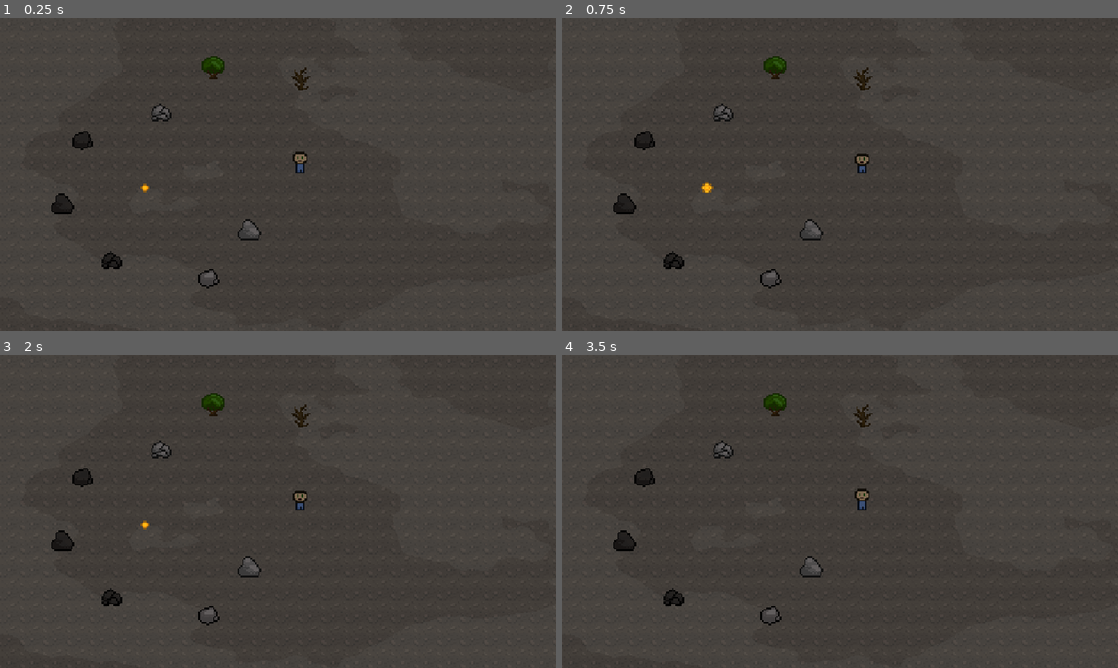
Above: before the commit, frames 1-4 (two rows, left to right).
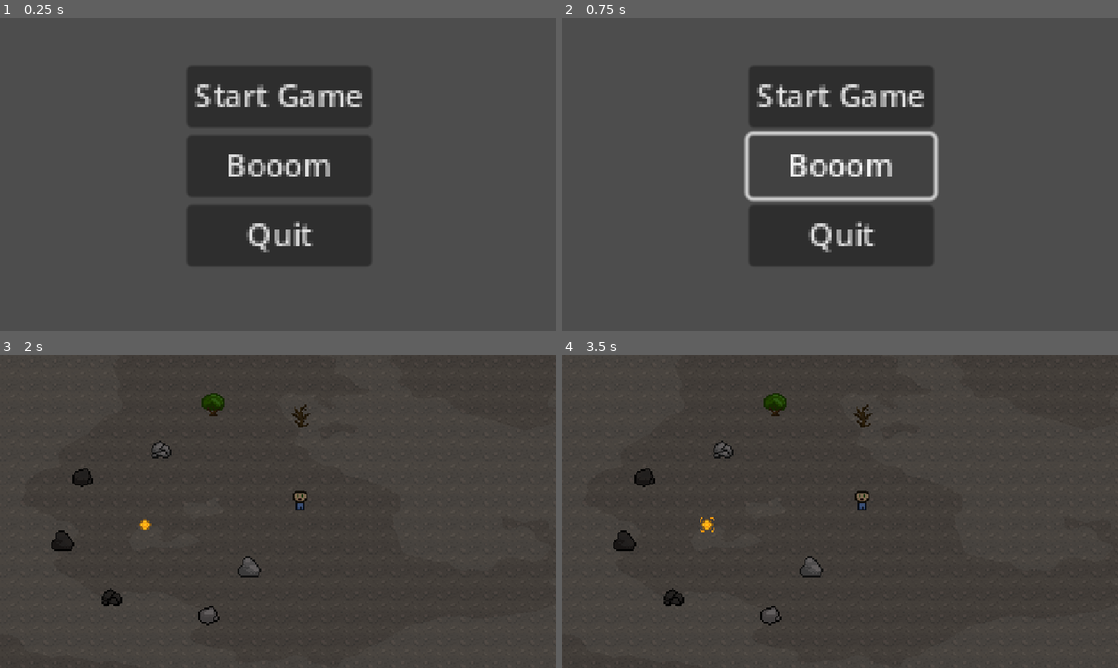
Above: after the commit, the same moments.

Repository: MaxAtoms/fading-life
Game: Godot game, scene res://ui/main_menu.tscn
Same seed, same stepped clock (60 frames per second), same inputs: the game is played once before the commit and once after it. Before the commit the project starts from res://world/map.tscn.
Inputs (mouse positions are in pixels of both pictures, inside the frame that each line leads up to):
- Up to frame 1 (0.25 s): no input
- Up to frame 2 (0.75 s): click (840, 165) at 0.5 s, where only the run after the commit has a clickable "Booom"
- Up to frame 3 (2 s): click (278, 433) at 1.25 s, where only the run after the commit has a clickable "Start Game"
- Up to frame 4 (3.5 s): no input

The runs differ from the first frame. In frame 1, 12% of the frame differs, in the area x 0-100%, y 0-100%; in frame 2, 13%; in frame 3, less than 0.1%; in frame 4, 0.1%.

Commit message:
main menu

Diff:
--- /dev/null
+++ b/gameElements/flower.tscn
@@ -0,0 +1,22 @@
+[gd_scene load_steps=4 format=3 uid="uid://bdfr453aq51mj"]
+
+[ext_resource type="Texture2D" uid="uid://62oc6yh53w4l" path="res://assets/flower_1.png" id="1_fy85x"]
+[ext_resource type="Texture2D" uid="uid://c8ak3f8rm4sx" path="res://assets/flower_2.png" id="2_dr8fp"]
+
+[sub_resource type="SpriteFrames" id="SpriteFrames_mlyh8"]
+animations = [{
+"frames": [{
+"duration": 1.0,
+"texture": ExtResource("1_fy85x")
+}, {
+"duration": 1.0,
+"texture": ExtResource("2_dr8fp")
+}],
+"loop": true,
+"name": &"default",
+"speed": 1.0
+}]
+
+[node name="Flower" type="AnimatedSprite2D"]
+sprite_frames = SubResource("SpriteFrames_mlyh8")
+frame_progress = 0.0580145
--- a/player/Player.tscn
+++ b/player/Player.tscn
@@ -110,7 +110,8 @@
 		health = value
 		healthbar.value = value
 	else:
-		print(\"game over\")
+		var game_over = load(\"res://ui/game_over.tscn\")
+		get_tree().call_deferred(\"change_scene_to_packed\", game_over)
 
 func _on_decay_timeout() -> void:
 	health -= health_decay
--- a/project.godot
+++ b/project.godot
@@ -11,7 +11,7 @@
 [application]
 
 config/name="Ghostwalker"
-run/main_scene="uid://btxopix0urky7"
+run/main_scene="uid://chillchqcf3b2"
 config/features=PackedStringArray("4.4", "Forward Plus")
 
 [display]
--- /dev/null
+++ b/ui/game_over.tscn
@@ -0,0 +1,36 @@
+[gd_scene load_steps=3 format=3 uid="uid://dv8ewmpckfc8y"]
+
+[ext_resource type="Script" uid="uid://bev1tjhq85d67" path="res://ui/start_button.gd" id="1_5eixk"]
+[ext_resource type="Script" uid="uid://cpjy3b5jn5aqw" path="res://ui/quit_button.gd" id="2_j1fe5"]
+
+[node name="GameOver" type="Control"]
+layout_mode = 3
+anchors_preset = 15
+anchor_right = 1.0
+anchor_bottom = 1.0
+grow_horizontal = 2
+grow_vertical = 2
+
+[node name="VBoxContainer" type="VBoxContainer" parent="."]
+layout_mode = 0
+offset_left = 302.0
+offset_top = 127.0
+offset_right = 416.0
+offset_bottom = 220.0
+scale = Vector2(4, 4)
+
+[node name="Score" type="Label" parent="VBoxContainer"]
+layout_mode = 2
+text = "0000"
+
+[node name="StartButton" type="Button" parent="VBoxContainer"]
+layout_mode = 2
+text = "Restart Game"
+script = ExtResource("1_5eixk")
+
+[node name="QuitButton" type="Button" parent="VBoxContainer"]
+layout_mode = 2
+text = "Quit"
+script = ExtResource("2_j1fe5")
+
+[connection signal="pressed" from="VBoxContainer/StartButton" to="VBoxContainer/StartButton" method="_on_pressed"]
--- /dev/null
+++ b/ui/main_menu.tscn
@@ -0,0 +1,37 @@
+[gd_scene load_steps=3 format=3 uid="uid://chillchqcf3b2"]
+
+[ext_resource type="Script" uid="uid://bev1tjhq85d67" path="res://ui/start_button.gd" id="1_t7e0r"]
+[ext_resource type="Script" uid="uid://cpjy3b5jn5aqw" path="res://ui/quit_button.gd" id="2_0dkrt"]
+
+[node name="MainMenu" type="Control"]
+layout_mode = 3
+anchors_preset = 15
+anchor_right = 1.0
+anchor_bottom = 1.0
+grow_horizontal = 2
+grow_vertical = 2
+
+[node name="VBoxContainer" type="VBoxContainer" parent="."]
+layout_mode = 0
+offset_left = 386.0
+offset_top = 98.0
+offset_right = 482.0
+offset_bottom = 199.0
+scale = Vector2(4, 4)
+
+[node name="StartButton" type="Button" parent="VBoxContainer"]
+layout_mode = 2
+text = "Start Game"
+script = ExtResource("1_t7e0r")
+
+[node name="WhateverButton" type="Button" parent="VBoxContainer"]
+layout_mode = 2
+text = "Booom"
+
+[node name="QuitButton" type="Button" parent="VBoxContainer"]
+layout_mode = 2
+text = "Quit"
+script = ExtResource("2_0dkrt")
+
+[connection signal="pressed" from="VBoxContainer/StartButton" to="VBoxContainer/StartButton" method="_on_pressed"]
+[connection signal="pressed" from="VBoxContainer/QuitButton" to="VBoxContainer/QuitButton" method="_on_pressed"]
--- /dev/null
+++ b/ui/quit_button.gd
@@ -0,0 +1,5 @@
+extends Button
+
+
+func _on_pressed() -> void:
+	get_tree().quit()
--- /dev/null
+++ b/ui/restart_button.gd
@@ -0,0 +1,5 @@
+extends Button
+
+
+func _on_pressed() -> void:
+	pass # Replace with function body.
--- /dev/null
+++ b/ui/start_button.gd
@@ -0,0 +1,5 @@
+extends Button
+
+
+func _on_pressed() -> void:
+	get_tree().change_scene_to_file("res://world/map.tscn")
Not shown, added: ui/quit_button.gd.uid
Not shown, added: ui/restart_button.gd.uid
Not shown, added: ui/start_button.gd.uid
